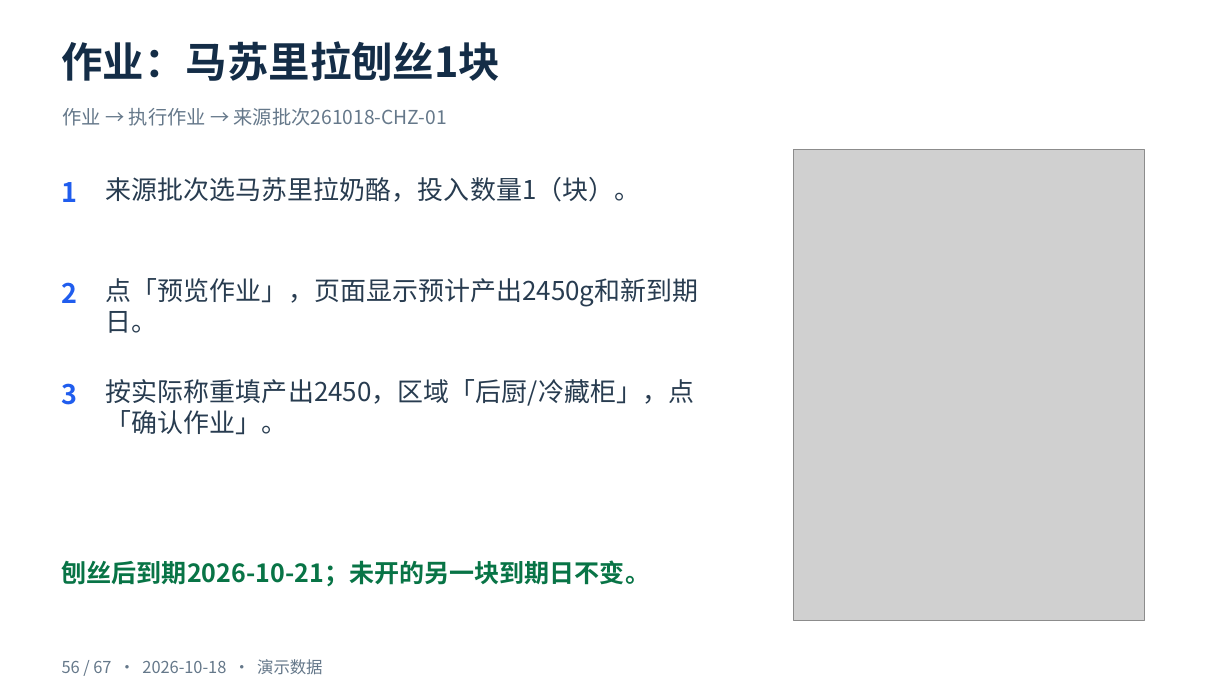
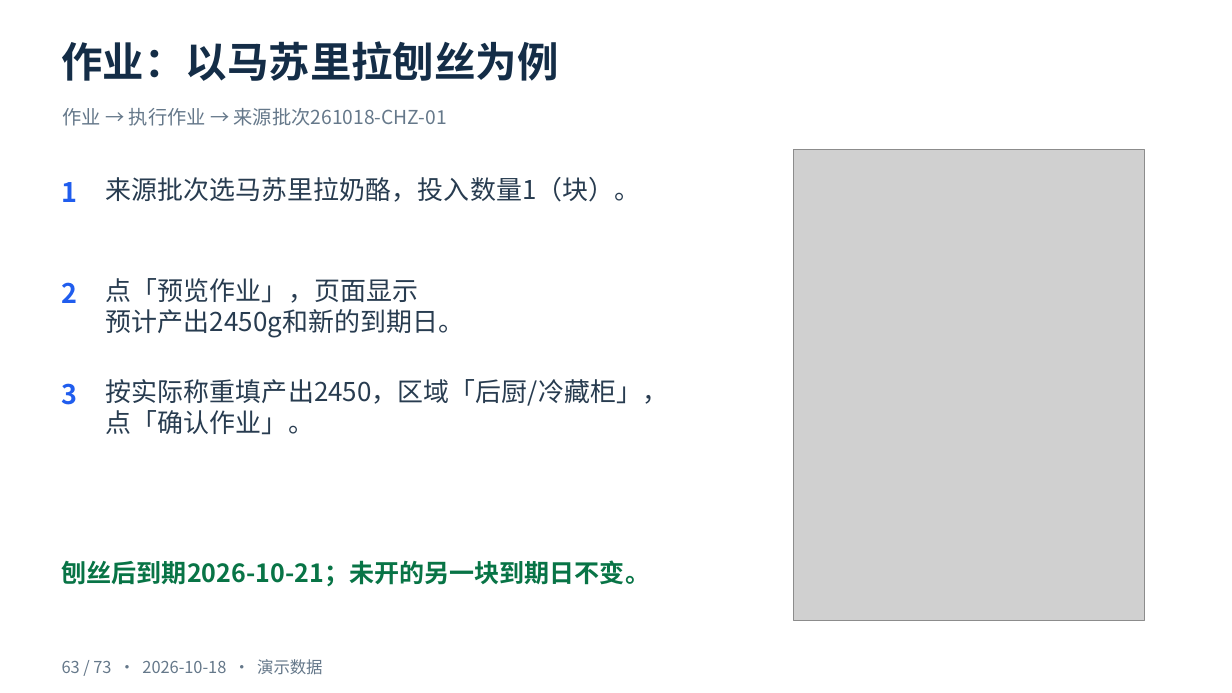
Before and after one commit to cangjie/snowmeet_ai_doc, a slide deck: slide 63 of docs/fnb/training/食材管理-v4-从零上手到出餐扣减-2026-10-18.pptx (slide 56 before the commit). Drawn at 1232x693 pixels with LibreOffice and Linux fonts; fonts in the diff are those of the drawing; grey boxes stand for pictures. Boxes give left, top, right and bottom in pixels: in the first picture for what was removed or moved away, otherwise in the second. Text is boxed around its words. In the diff, an @@ line names an element or a change of style, - is before the commit and + after.

```diff
--- a/docs/fnb/training/食材管理-v4-从零上手到出餐扣减-2026-10-18.pptx
+++ b/docs/fnb/training/食材管理-v4-从零上手到出餐扣减-2026-10-18.pptx
@@ text at box(62, 41, 559, 81): text changed @@
-作业：马苏里拉刨丝1块
+作业：以马苏里拉刨丝为例
@@ text at box(106, 278, 465, 338): text changed @@
-点「预览作业」，页面显示预计产出2450g和新到期日。
+点「预览作业」，页面显示
+预计产出2450g和新的到期日。
@@ text at box(106, 379, 668, 435): text changed @@
-按实际称重填产出2450，区域「后厨/冷藏柜」，点「确认作业」。
+按实际称重填产出2450，区域「后厨/冷藏柜」，
+点「确认作业」。
@@ text at box(62, 659, 322, 675): text changed @@
-56 / 67 · 2026-10-18 · 演示数据
+63 / 73 · 2026-10-18 · 演示数据
```
Also in this commit, not shown: 66 other slides changed, 6 slides added, 3 other files.
